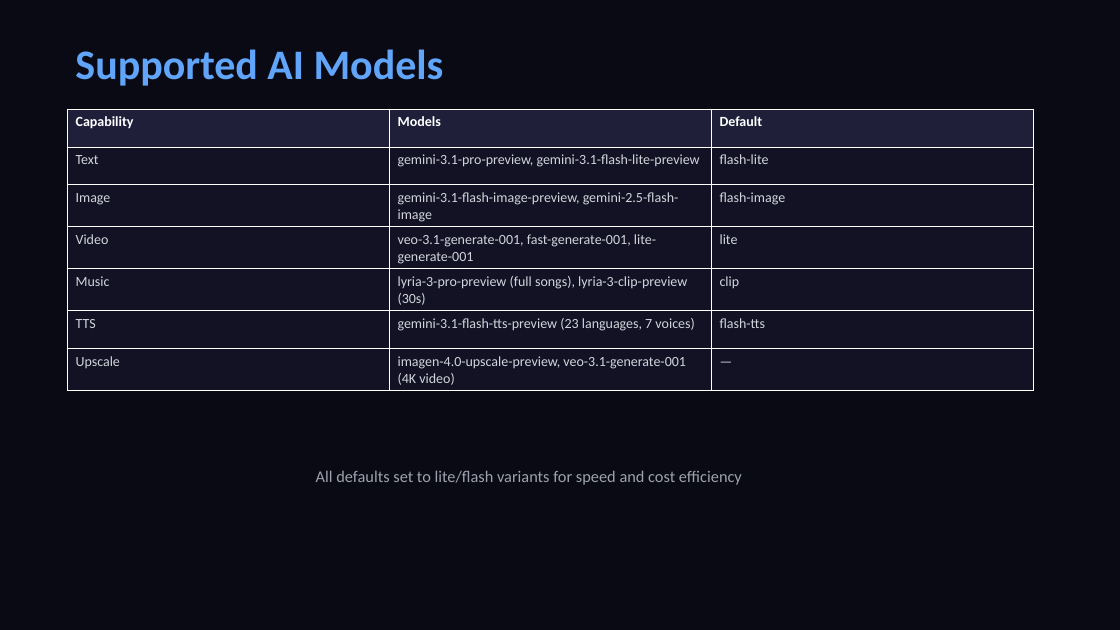
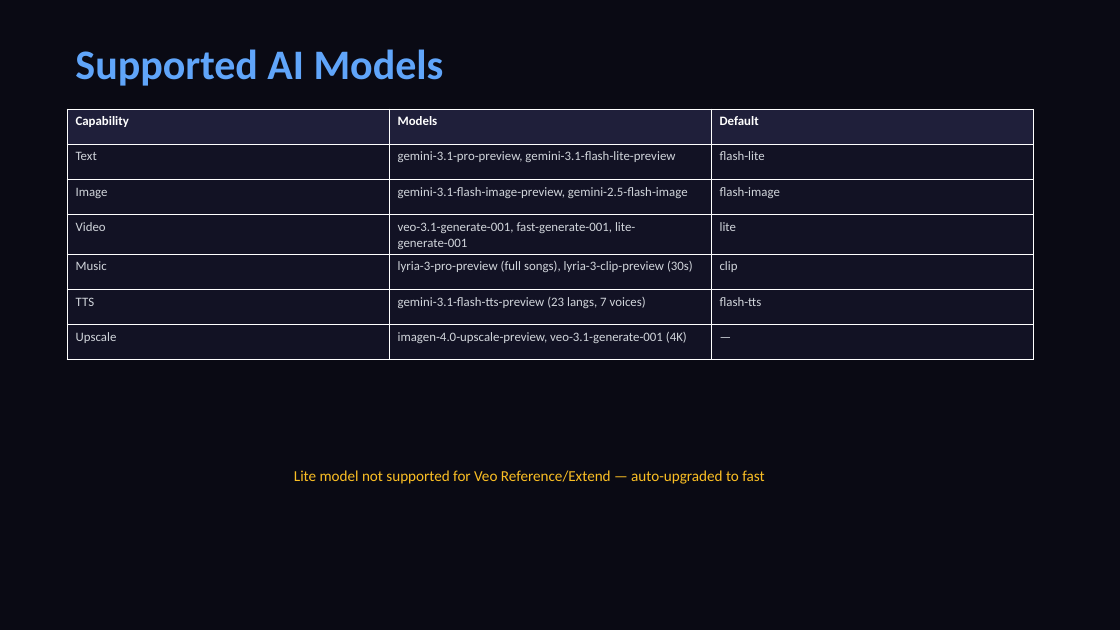
Before and after one commit to gauravz7/canvas, a slide deck: slide 5 of docs/Canvas_Product_Deck.pptx (slide 9 before the commit). Drawn at 1120x630 pixels with LibreOffice and Linux fonts; fonts in the diff are those of the drawing. Boxes give left, top, right and bottom in pixels: in the first picture for what was removed or moved away, otherwise in the second. Text is boxed around its words. In the diff, an @@ line names an element or a change of style, - is before the commit and + after.

```diff
--- a/docs/Canvas_Product_Deck.pptx
+++ b/docs/Canvas_Product_Deck.pptx
@@ table at (x1=67, y1=109, x2=1033, y2=356) @@
-row 6, column 2: gemini-3.1-flash-tts-preview (23 languages, 7 voices)
+row 6, column 2: gemini-3.1-flash-tts-preview (23 langs, 7 voices)
-row 7, column 2: imagen-4.0-upscale-preview, veo-3.1-generate-001 (4K video)
+row 7, column 2: imagen-4.0-upscale-preview, veo-3.1-generate-001 (4K)
@@ size 12 to 11 pt in "Capability", "Models", "Default", "Text" and 15 more places @@
@@ text at (x1=294, y1=470, x2=764, y2=484): text changed; size 14 to 13 pt; text colour #9CA3AF to #FBBF24 @@
-All defaults set to lite/flash variants for speed and cost efficiency
+Lite model not supported for Veo Reference/Extend — auto-upgraded to fast
```
Also in this commit, not shown: 11 other slides changed, 2 slides added, 3 slides removed, 11 other files.
